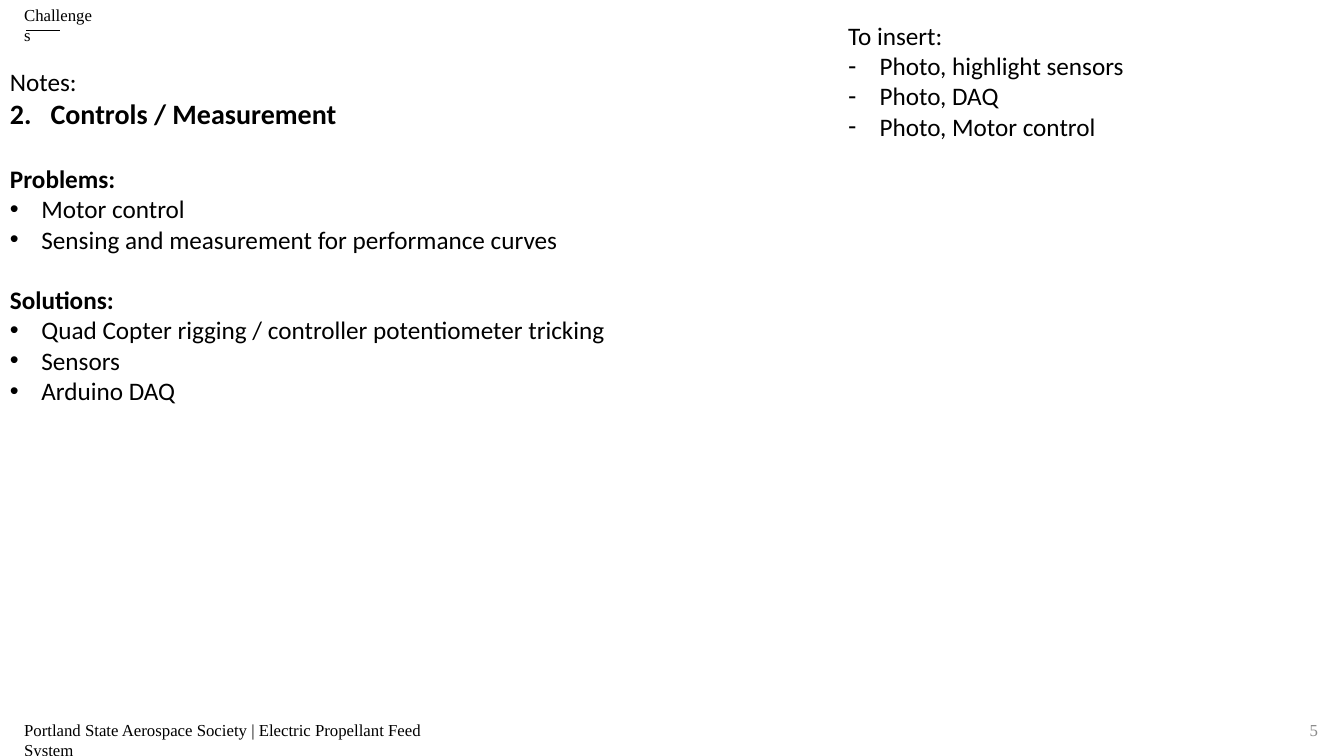
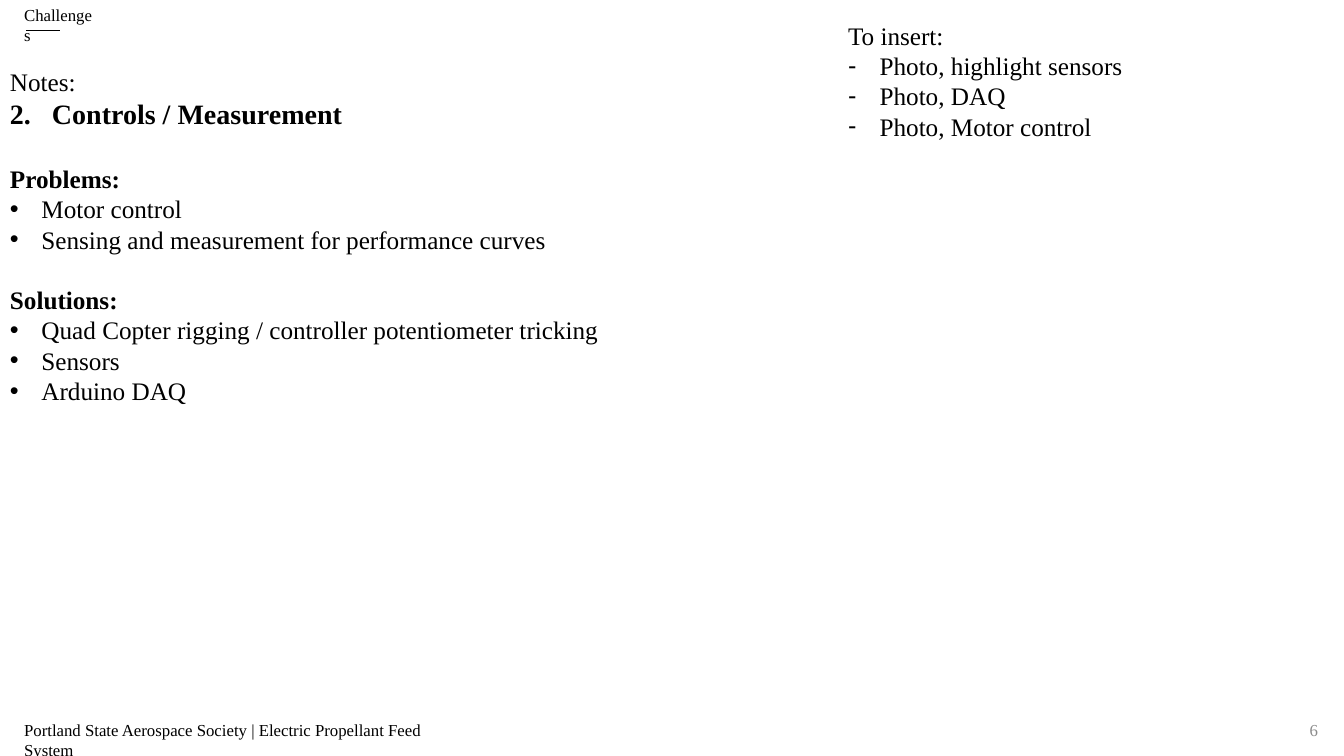
Before and after one commit to psas/electric-feed-system-prototype, a slide deck: slide 6 of Docs/Presentations/Slides/#8 challenges and solutions.pptx (slide 5 before the commit). Drawn at 1344x756 pixels with LibreOffice and Linux fonts; fonts in the diff are those of the drawing. Boxes give left, top, right and bottom in pixels: in the first picture for what was removed or moved away, otherwise in the second. Text is boxed around its words. In the diff, an @@ line names an element or a change of style, - is before the commit and + after.

```diff
--- a/Docs/Presentations/Slides/#8 challenges and solutions.pptx
+++ b/Docs/Presentations/Slides/#8 challenges and solutions.pptx
@@ text "To insert:" at box(848, 28, 1122, 140): font Calibri to Times New Roman @@
@@ text "Notes:" at box(10, 74, 597, 404): font Calibri to Times New Roman @@
@@ page number at box(1310, 725, 1318, 736): text changed @@
-5
+6
```
Also in this commit, not shown: 3 other slides changed, 2 slides added, 1 slide removed, 7 other files.
